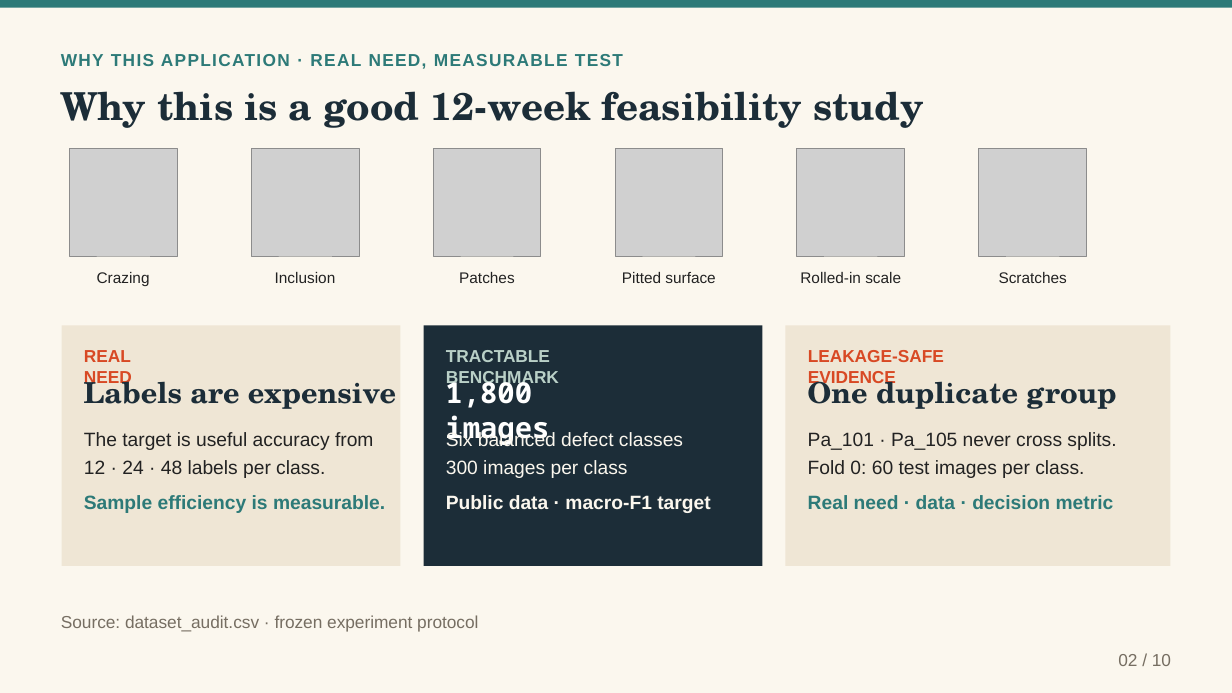
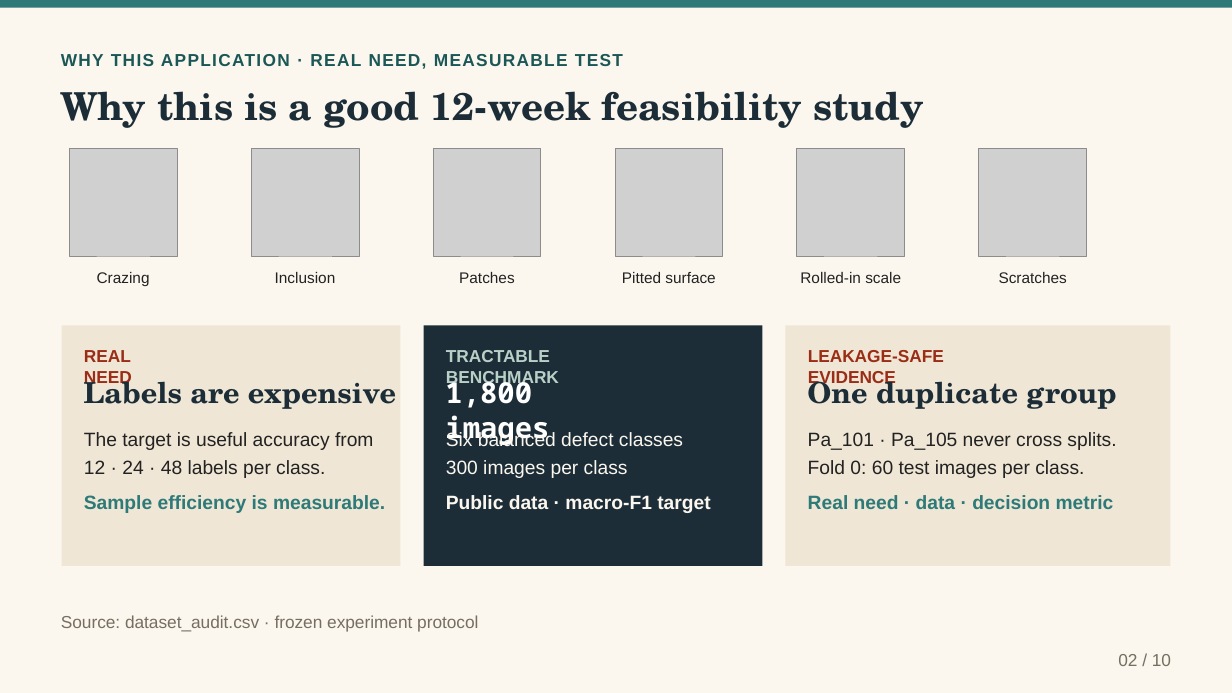
Before and after one commit to MonsieurNam/Quanova_Photonic_Defect_QML, a slide deck: slide 2 of deliverables/Quanova_Photonic_QML_Interview_Case_Study_20260911.pptx. Drawn at 1232x693 pixels with LibreOffice and Linux fonts; fonts in the diff are those of the drawing; grey boxes stand for pictures. Boxes give left, top, right and bottom in pixels: in the first picture for what was removed or moved away, otherwise in the second. Text is boxed around its words. In the diff, an @@ line names an element or a change of style, - is before the commit and + after.

```diff
--- a/deliverables/Quanova_Photonic_QML_Interview_Case_Study_20260911.pptx
+++ b/deliverables/Quanova_Photonic_QML_Interview_Case_Study_20260911.pptx
@@ text "WHY THIS APPLICATION · REAL ..." at <box>61,54,623,69</box>: text colour #2D7A78 to #1B5756 @@
@@ text "REAL NEED" at <box>84,350,132,387</box>: text colour #D84924 to #9B2D17 @@
@@ text "LEAKAGE-SAFE EVIDENCE" at <box>808,350,944,387</box>: text colour #D84924 to #9B2D17 @@
```
Also in this commit, not shown: 9 other slides changed, 40 other files.
